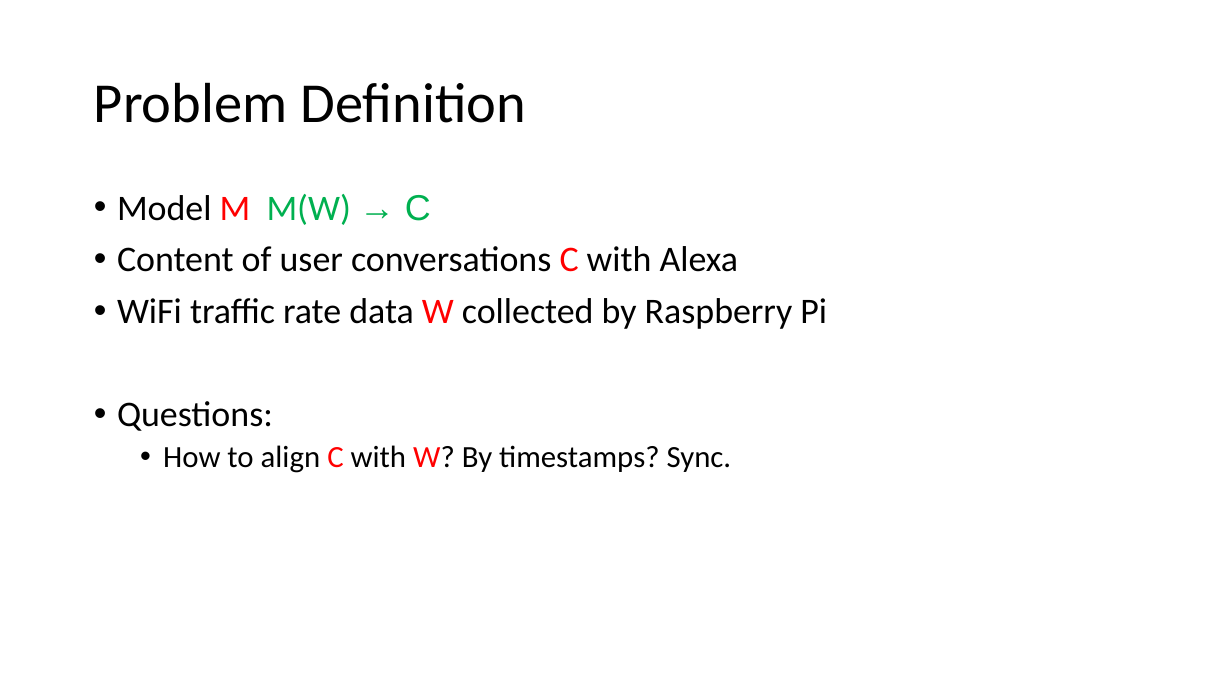
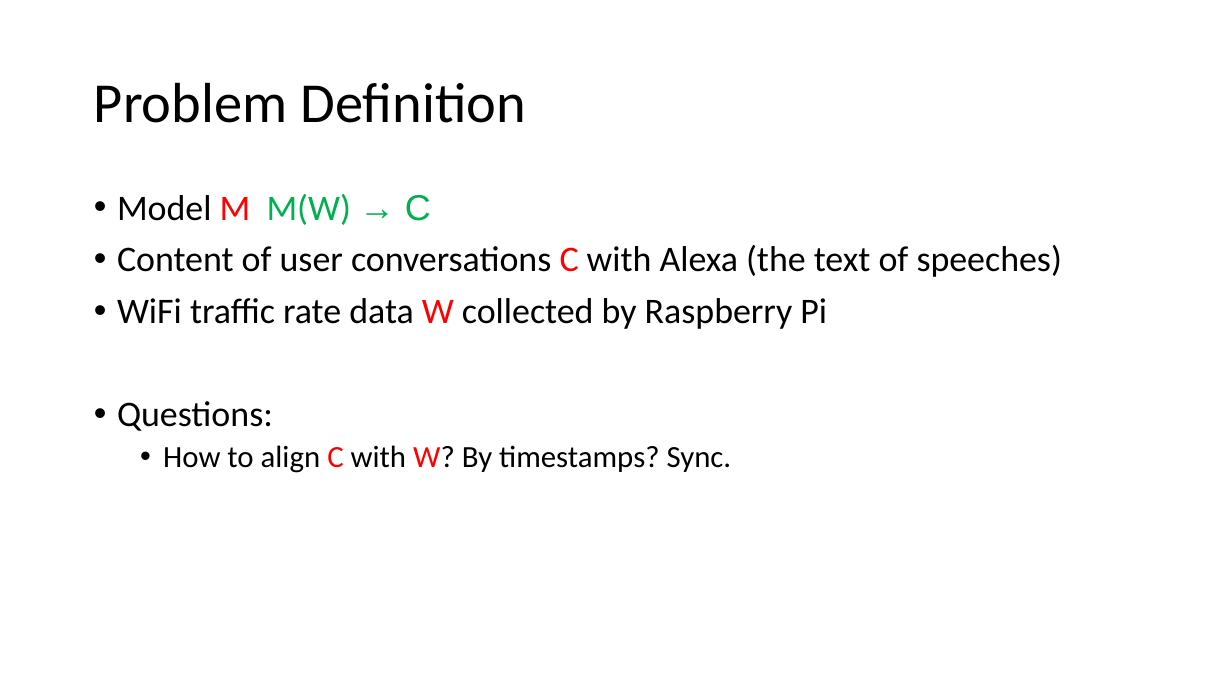
Before and after one commit to GXG-CS/Pi-Alexa, a slide deck: slide 3 of Presentation1.pptx. Drawn at 1232x693 pixels with LibreOffice and Linux fonts; fonts in the diff are those of the drawing. Boxes give left, top, right and bottom in pixels: in the first picture for what was removed or moved away, otherwise in the second. Text is boxed around its words. In the diff, an @@ line names an element or a change of style, - is before the commit and + after.

```diff
--- a/Presentation1.pptx
+++ b/Presentation1.pptx
@@ text at (x1=117, y1=245, x2=1062, y2=277): text changed @@
-• Content of user conversations C with Alexa
+• Content of user conversations C with Alexa (the text of speeches)
```
Also in this commit, not shown: 2 other slides changed, 3 slides added, 1 slide removed, 1 other file.
